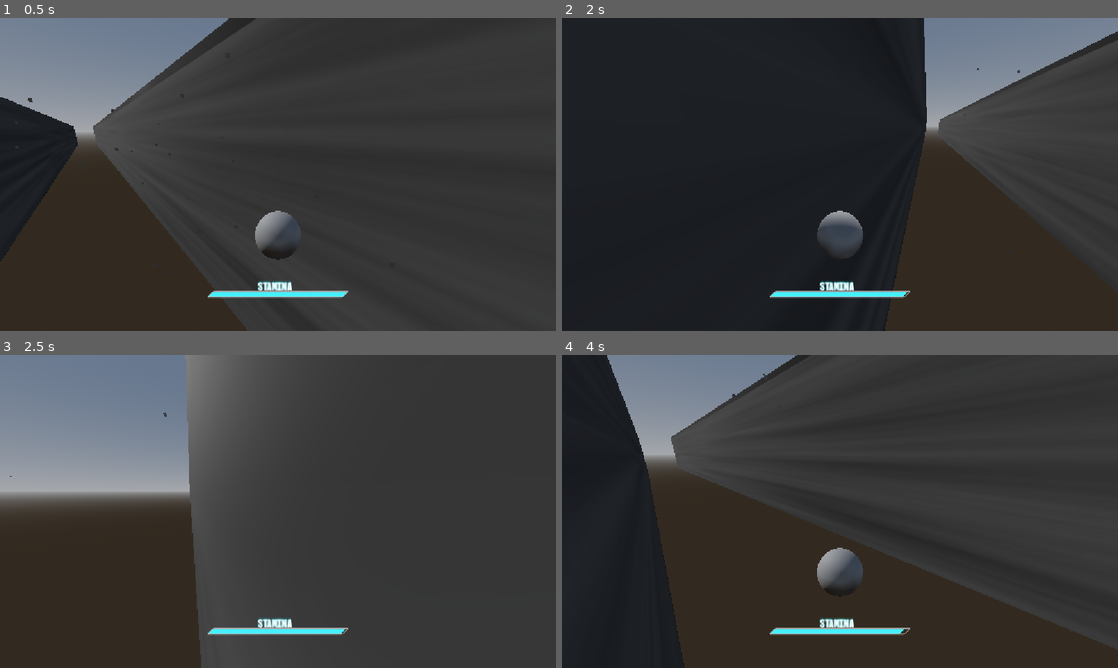
Above: before the commit, frames 1-4 (two rows, left to right).
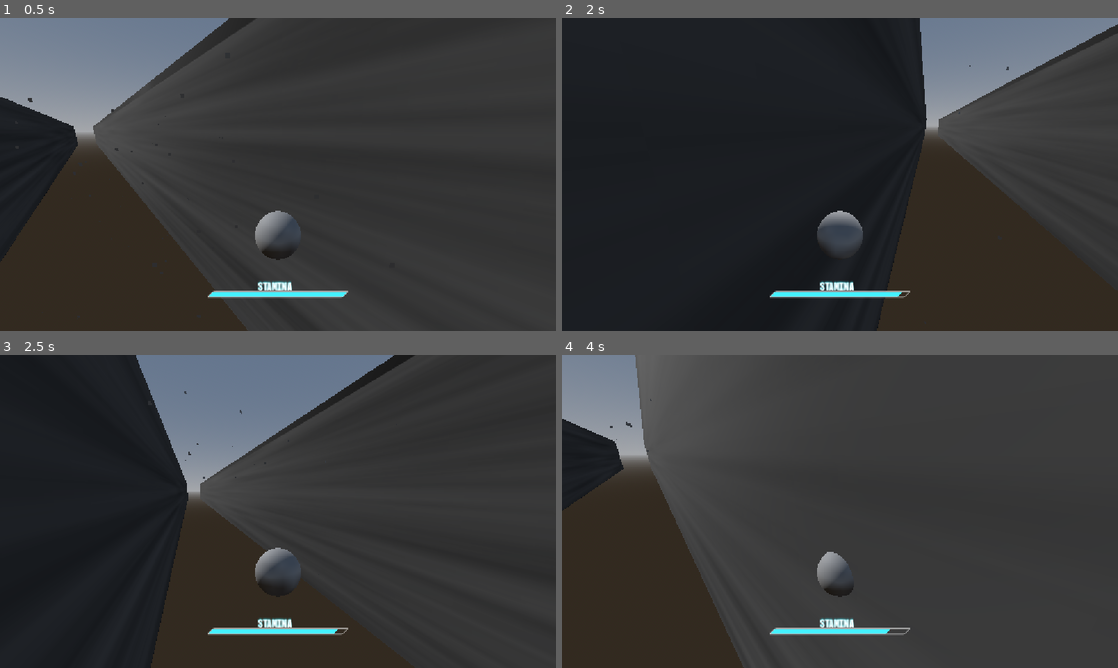
Above: after the commit, the same moments.

Repository: PortalGolem/havenIE2026GameJam
Game: Godot game, scene res://Scenes/Main.tscn
Two runs of this game, one before a commit and one after it. Both use one fixed random seed, a clock stepped at 60 frames per second and the inputs below.
Inputs (mouse positions are in pixels of both pictures, inside the frame that each line leads up to):
- Up to frame 1 (0.5 s): no input
- Up to frame 2 (2 s): move the mouse to (867, 174) at 0.52 s; press the mouse at (867, 174) at 0.53 s; hold W (Forward) from 0.53 s (still down); tap Space (Jump) at 0.77, 1.52 s; move the mouse to (812, 174) at 1.27 s; release the mouse at (812, 174) at 1.28 s; tap Shift (Dash) at 1.35 s
- Up to frame 3 (2.5 s): keep holding W (Forward); move the mouse to (289, 505) at 2.02 s; press the mouse at (289, 505) at 2.03 s
- Up to frame 4 (4 s): keep holding W (Forward); move the mouse to (834, 517) at 2.77 s; release the mouse at (834, 517) at 2.78 s; tap Shift (Dash) at 2.85 s; tap Space (Jump) at 3.02, 3.77 s; move the mouse to (878, 514) at 3.52 s; press the mouse at (878, 514) at 3.53 s

Frame 1 is identical in both runs. In frame 2, 0.8% of the frame differs, in the area x 45-100%, y 0-100%; in frame 3, 41%, in the area x 0-75%, y 0-100%; in frame 4, 34%.

Commit message:
yeah

Diff:
--- a/Player/PlayerController.gd
+++ b/Player/PlayerController.gd
@@ -113,6 +113,7 @@
 	#STANIMA CODE
 	stanima += stanima_regeneration * delta
 	$StanimaBar.Stanima = stanima
+	stanima = clamp(stanima, 0, stanima_max)
 
 	currentRotation += -mouseInput * mouseSensitivity
 	currentRotation.x = clampf(currentRotation.x, deg_to_rad(-maxXRotation + 180), deg_to_rad(maxXRotation + 180))
--- a/Scenes/Main.tscn
+++ b/Scenes/Main.tscn
@@ -85,9 +85,9 @@
 mouseSensitivity = 0.01
 groundSpeed = 50.0
 airSpeed = 12.0
-airDrag = 0.5
+airDrag = 5.0
 airGravity = 5.0
-wallDrag = 0.5
+wallDrag = 5.0
 wallGravity = 5.0
 wallDistance = 1.0
 DashSpeed = 100.0
@@ -96,5 +96,10 @@
 minYRotation = -30.0
 maxYRotation = 45.0
 jumpVector = Vector3(10, 5, 25)
-dashVector = Vector3(1, 1, 1)
+dashVector = Vector3(0, 1, 20)
+minZVelocity = 10.0
+dash_time = 35.0
+dash_speed = 12.5
+dash_lock_time = 30.0
 stanima = 100
+stanima_regeneration = 1.75
